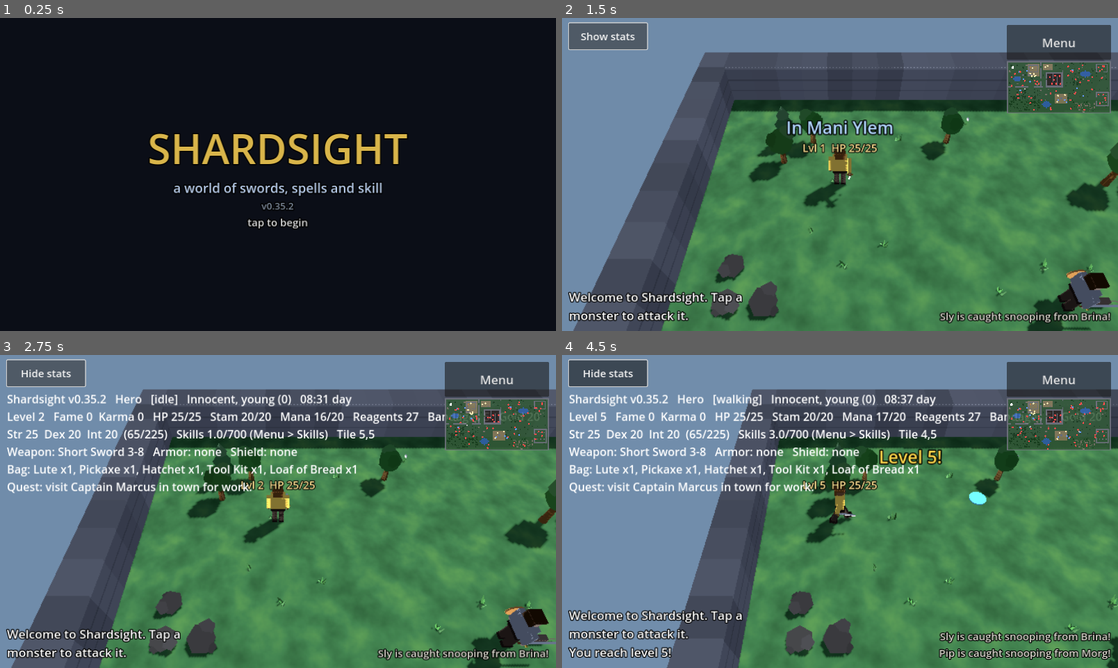
Above: before the commit, frames 1-4 (two rows, left to right).
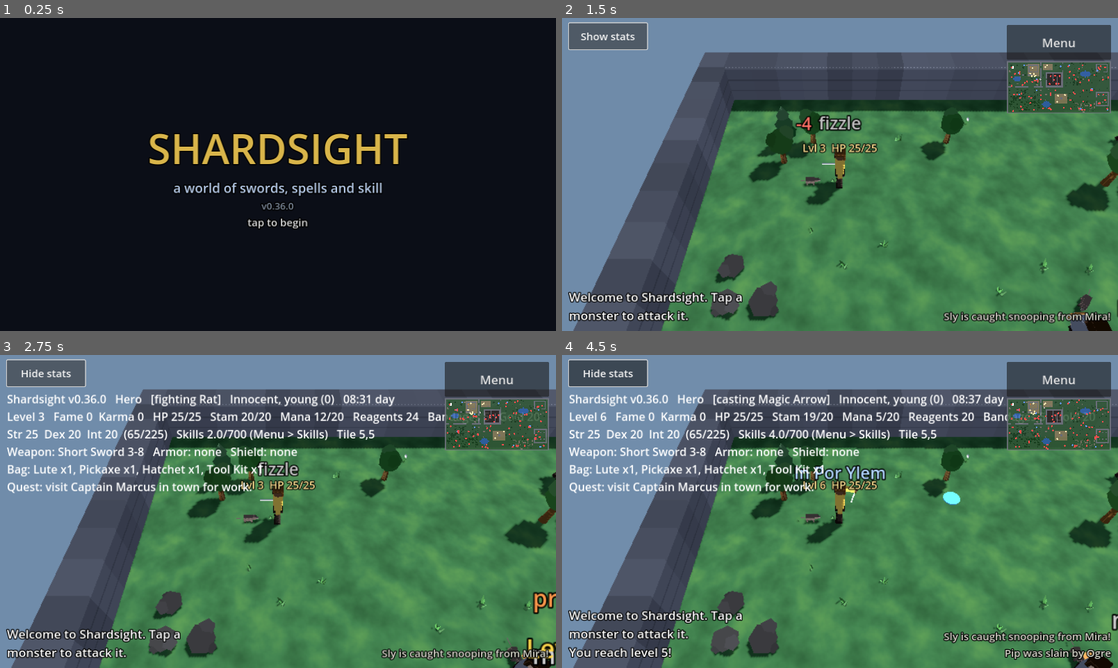
Above: after the commit, the same moments.

Repository: luckovsdeniss-denlu/Shardsight
Game: Godot game, scene res://scenes/main.tscn
Same seed, same stepped clock (60 frames per second), same inputs: the game is played once before the commit and once after it.
Inputs (mouse positions are in pixels of both pictures, inside the frame that each line leads up to):
- Up to frame 1 (0.25 s): no input
- Up to frame 2 (1.5 s): click "Hide stats" at 0.5 s; click "Hide stats" at 1.25 s
- Up to frame 3 (2.75 s): click "Show stats" at 2 s
- Up to frame 4 (4.5 s): click "Hide stats" at 2.75 s; click "Show stats" at 3.5 s; tap A at 4.25 s; move the mouse to (962, 495) at 4.27 s; click (962, 495) at 4.42 s

The runs differ from the first frame. In frame 1, less than 0.1% of the frame differs, in the area x 50-53%, y 59-62%; in frame 2, 3.8%; in frame 3, 4.6%; in frame 4, 29%, in the area x 2-100%, y 10-100%.

Commit message:
v0.36.0: spread players and monsters evenly over 8 map regions
Co-Authored-By: Claude Opus 5.5 <noreply@anthropic.com>
Claude-Session: https://claude.ai/code/session_01H6LNxUGdbevPyoRQBBzvxK

Diff:
--- a/project.godot
+++ b/project.godot
@@ -4,7 +4,7 @@
 [application]
 
 config/name="Shardsight"
-config/version="0.35.2"
+config/version="0.36.0"
 run/main_scene="res://scenes/main.tscn"
 config/features=PackedStringArray("4.3", "GL Compatibility")
 config/icon="res://icon.svg"
--- a/scripts/entity.gd
+++ b/scripts/entity.gd
@@ -78,6 +78,7 @@
 var armor := 0.0
 var role := ""
 var leash := 8
+var roam := Rect2i()           # a computer player's home region (empty: roam anywhere)
 var aggro_range := 5.0
 var respawn_time := 8.0
 var ai_enabled := true         # for players: false = only obeys taps
@@ -544,10 +545,29 @@
 
 
 func _wander() -> void:
+	if kind == Kind.PLAYER and roam.size != Vector2i.ZERO:
+		_wander_in_region()
+		return
 	var center: Vector2i = world.to_tile(position if kind == Kind.PLAYER else home)
 	for _i in range(12):
 		var c := center + Vector2i(randi_range(-leash, leash), randi_range(-leash, leash))
 		if c != center and go_to(world.tile_center(c)):
+			return
+
+
+## Computer players keep to their home region, so they spread over the whole map: inside it they
+## stroll as usual; outside it (after a trip to town, say) they head back in.
+func _wander_in_region() -> void:
+	var here: Vector2i = world.to_tile(position)
+	var inside := roam.has_point(here)
+	for _i in range(12):
+		var c: Vector2i
+		if inside:
+			c = (here + Vector2i(randi_range(-leash, leash), randi_range(-leash, leash))).clamp(
+				roam.position, roam.end - Vector2i.ONE)
+		else:
+			c = roam.position + Vector2i(randi_range(0, roam.size.x - 1), randi_range(0, roam.size.y - 1))
+		if c != here and not world.is_blocked(c) and go_to(world.tile_center(c)):
 			return
 
 
@@ -2814,6 +2834,8 @@
 		var x := item as Entity
 		if x.dead or x.kind != Kind.MONSTER or x.passive or not _worth_fighting(x) or x._in_town():
 			continue
+		if roam.size != Vector2i.ZERO and not roam.has_point(world.to_tile(x.position)):
+			continue                       # hunt in our own region
 		var dd := position.distance_to(x.position)
 		if dd > aggro_range and dd < best_d:
 			best = x
--- a/scripts/main.gd
+++ b/scripts/main.gd
@@ -2345,18 +2345,21 @@
 	hero = _spawn(Entity.Kind.PLAYER, "Hero", Bestiary.HERO, gold, Vector2i(5, 5))
 	hero.is_hero = true
 	hero._think_every = 0.05                  # the hero decides quickly, so taps feel immediate
-	_spawn(Entity.Kind.PLAYER, "Aldric", Bestiary.WARRIOR, blue, Vector2i(10, 10))
-	_spawn(Entity.Kind.PLAYER, "Mira", Bestiary.FIGHTER, blue, Vector2i(20, 18))
-	_spawn(Entity.Kind.PLAYER, "Selene", Bestiary.MAGE, blue, Vector2i(18, 8))
-	_spawn(Entity.Kind.PLAYER, "Vex", Bestiary.PKILLER, blue, Vector2i(15, 16))   # a player killer
-	_spawn(Entity.Kind.PLAYER, "Gareth", Bestiary.WARRIOR, blue, Vector2i(52, 35))
-	_spawn(Entity.Kind.PLAYER, "Lyra", Bestiary.MAGE, blue, Vector2i(47, 35))
-	_spawn(Entity.Kind.PLAYER, "Thorne", Bestiary.FIGHTER, blue, Vector2i(60, 6))
-	_spawn(Entity.Kind.PLAYER, "Brina", Bestiary.ARCHER, blue, Vector2i(12, 26))
-	_spawn(Entity.Kind.PLAYER, "Dorian", Bestiary.WARRIOR, blue, Vector2i(54, 37))
-	_spawn(Entity.Kind.PLAYER, "Morg", Bestiary.PKILLER, blue, Vector2i(70, 30))  # another player killer
-	_spawn(Entity.Kind.PLAYER, "Sly", Bestiary.THIEF, blue, Vector2i(12, 24))     # thieves
-	_spawn(Entity.Kind.PLAYER, "Pip", Bestiary.THIEF, blue, Vector2i(60, 24))
+	# The other players, spread evenly over the map's 8 regions (4 across, 2 down): each gets a
+	# home region, starts there and keeps to it. Two player killers and two thieves, kept apart.
+	var others := [
+		["Aldric", Bestiary.WARRIOR], ["Mira", Bestiary.FIGHTER], ["Selene", Bestiary.MAGE],
+		["Vex", Bestiary.PKILLER], ["Gareth", Bestiary.WARRIOR], ["Lyra", Bestiary.MAGE],
+		["Thorne", Bestiary.FIGHTER], ["Brina", Bestiary.ARCHER], ["Dorian", Bestiary.WARRIOR],
+		["Sly", Bestiary.THIEF], ["Morg", Bestiary.PKILLER], ["Pip", Bestiary.THIEF],
+	]
+	var rng := RandomNumberGenerator.new()
+	rng.seed = 777                           # the same layout every game
+	for i in range(others.size()):
+		var zone := world.zone_rect(i % world.zone_count())
+		var cfg: Dictionary = others[i][1]
+		var p := _spawn(Entity.Kind.PLAYER, String(others[i][0]), cfg, blue, world.open_tile_in(zone, rng))
+		p.roam = zone
 
 	_build_braziers()
 	_spawn(Entity.Kind.NPC, "Elara", Bestiary.HEALER, cream, Vector2i(24, 11))
@@ -2437,6 +2440,33 @@
 		_spawn(Entity.Kind.MONSTER, "Skeleton", Bestiary.SKELETON, Color("d8d2c0"), t)
 	_spawn(Entity.Kind.MONSTER, "Zombie", Bestiary.ZOMBIE, Color("6f8f5a"), Vector2i(89, 30))
 	_spawn(Entity.Kind.MONSTER, "Lich", Bestiary.LICH, Color("6a4a8a"), Vector2i(91, 35))
+	_even_out_monsters(rng)
+
+
+## Tops up the thinner regions so every one has about as many monsters as the busiest, picking
+## a creature that suits the area (the start area stays gentle).
+func _even_out_monsters(rng: RandomNumberGenerator) -> void:
+	var counts: Array[int] = []
+	counts.resize(world.zone_count())
+	counts.fill(0)
+	for e in creatures:
+		if e.kind == Entity.Kind.MONSTER:
+			for i in range(world.zone_count()):
+				if world.zone_rect(i).has_point(world.to_tile(e.home)):
+					counts[i] += 1
+	var goal: int = counts.max()
+	var red := Color("c0392b")
+	# What each region gets: north-west (by the start) to south-east (the graveyard).
+	var picks := [
+		["Rat", Bestiary.RAT, red], ["Orc", Bestiary.ORC, red], ["Wolf", Bestiary.WOLF, red],
+		["Orc", Bestiary.ORC, red], ["Wolf", Bestiary.WOLF, red], ["Zombie", Bestiary.ZOMBIE, Color("6f8f5a")],
+		["Orc", Bestiary.ORC, red], ["Skeleton", Bestiary.SKELETON, Color("d8d2c0")],
+	]
+	for i in range(world.zone_count()):
+		for _k in range(goal - counts[i]):
+			var pick: Array = picks[i]
+			var cfg: Dictionary = pick[1]
+			_spawn(Entity.Kind.MONSTER, String(pick[0]), cfg, pick[2], world.open_tile_in(world.zone_rect(i), rng))
 
 
 func _spawn(kind: int, label_text: String, cfg: Dictionary, color: Color, tile: Vector2i) -> Entity:
--- a/scripts/world.gd
+++ b/scripts/world.gd
@@ -369,6 +369,35 @@
 	mesh.size = Vector2(r.size) * TILE
 	_add(parent, mesh, mat if mat != null else _mat(color),
 		Vector3(r.position.x + r.size.x / 2.0, 0.01, r.position.y + r.size.y / 2.0) * TILE)
+
+
+## The map split into equal regions (4 across, 2 down) so players and monsters can be spread
+## evenly over all of it.
+const ZONE_COLS := 4
+const ZONE_ROWS := 2
+const SPAWN_CHECK_TILE := Vector2i(24, 11)   # in the main town, by the healer
+
+
+func zone_count() -> int:
+	return ZONE_COLS * ZONE_ROWS
+
+
+func zone_rect(i: int) -> Rect2i:
+	var w := cols / ZONE_COLS
+	var h := rows / ZONE_ROWS
+	var zx := i % ZONE_COLS
+	var zy := (i / ZONE_COLS) % ZONE_ROWS
+	return Rect2i(zx * w, zy * h, w, h)
+
+
+## A random open tile in `r`, outside the towns and the dungeon (for spawning).
+func open_tile_in(r: Rect2i, rng: RandomNumberGenerator) -> Vector2i:
+	for _i in range(300):
+		var c := r.position + Vector2i(rng.randi_range(0, r.size.x - 1), rng.randi_range(0, r.size.y - 1))
+		if not is_blocked(c) and not is_town(c) and not is_dungeon(c) \
+				and not find_path(tile_center(c), tile_center(SPAWN_CHECK_TILE)).is_empty():
+			return c                           # reachable from town, not a walled-off pocket
+	return r.get_center()
 
 
 func is_blocked(c: Vector2i) -> bool:
Not shown, changed: CHANGELOG.md
